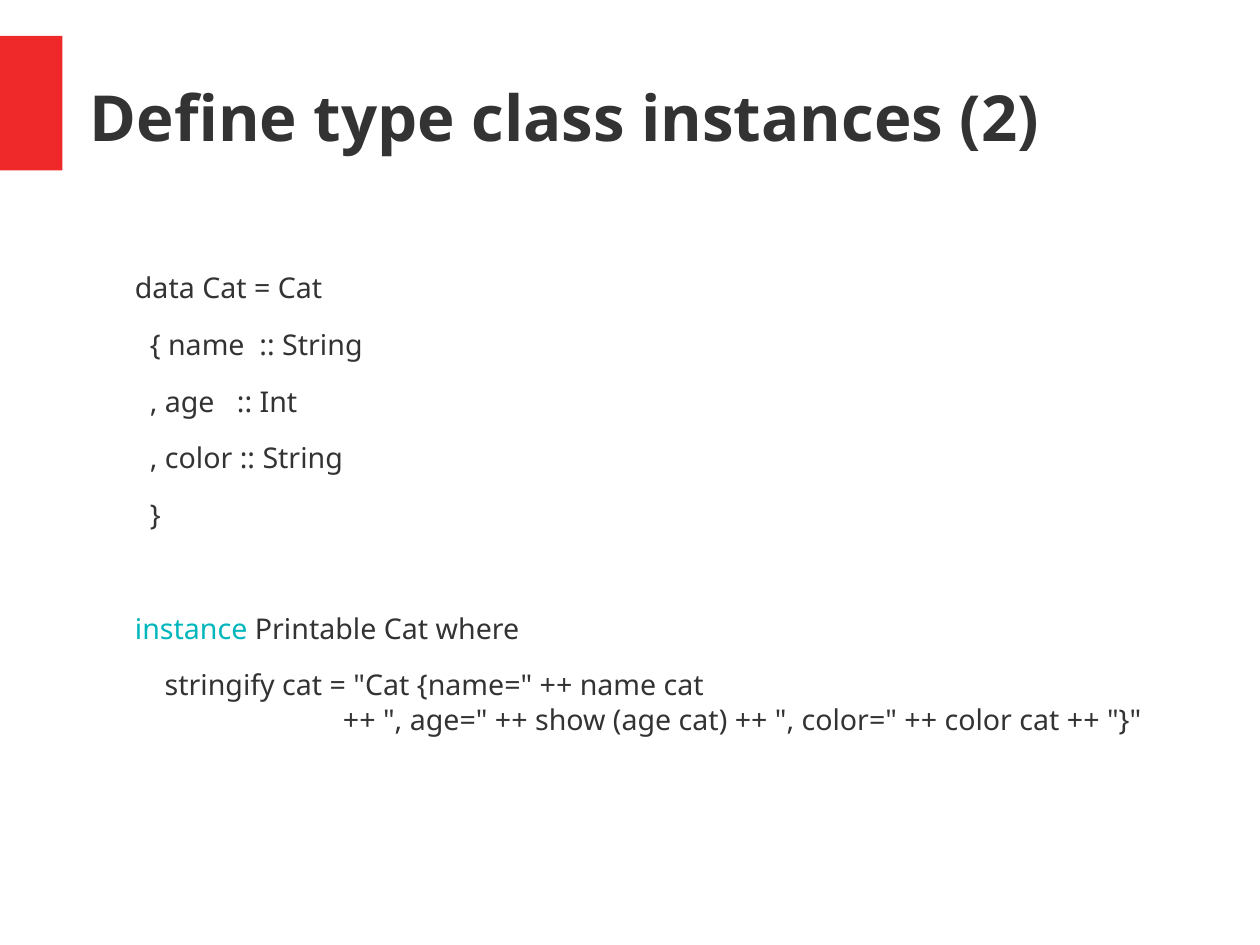
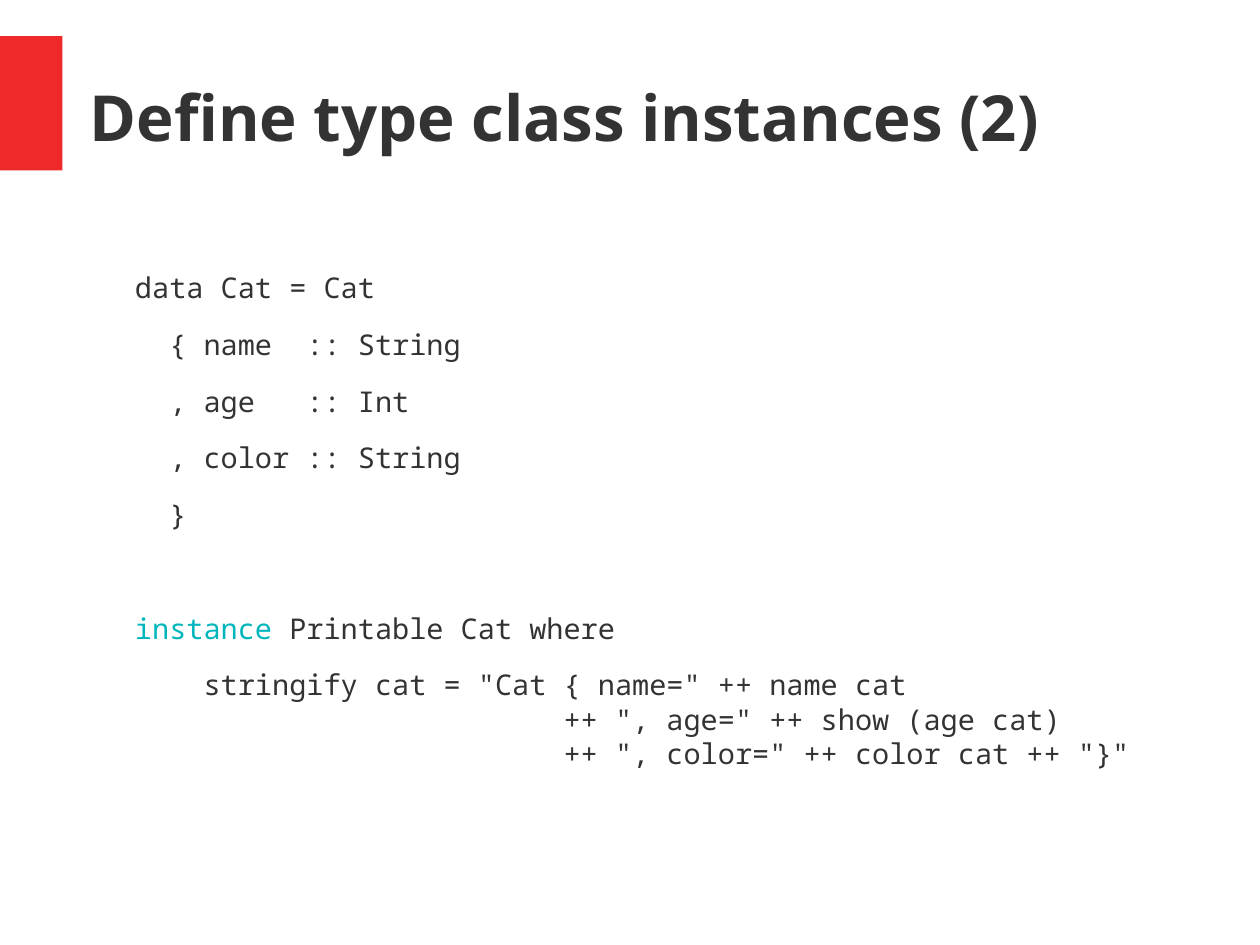
Before and after one commit to hermannhueck/typeclasses, a slide deck: slide 36 of Slides/TypeClasses.pptx (slide 33 before the commit). Drawn at 1260x945 pixels with LibreOffice and Linux fonts; fonts in the diff are those of the drawing. Boxes give left, top, right and bottom in pixels: in the first picture for what was removed or moved away, otherwise in the second. Text is boxed around its words. In the diff, an @@ line names an element or a change of style, - is before the commit and + after.

```diff
--- a/Slides/TypeClasses.pptx
+++ b/Slides/TypeClasses.pptx
@@ text at [135, 276, 615, 640]: font Noto Sans to Noto Sans Mono in "data Cat = Cat", "{ name :: String", ", age :: Int", ", color :: String" and 2 more places @@
@@ text at [204, 673, 1061, 765]: text changed; font Noto Sans to Noto Sans Mono @@
-stringify cat = "Cat {name=" ++ name cat
-++ ", age=" ++ show (age cat) ++ ", color=" ++ color cat ++ "}"
+stringify cat = "Cat { name=" ++ name cat
+++ ", age=" ++ show (age cat)
+++ ", color=" ++ color cat ++ "}"
```
Also in this commit, not shown: 15 other slides changed, 3 slides added, 1 other file.
